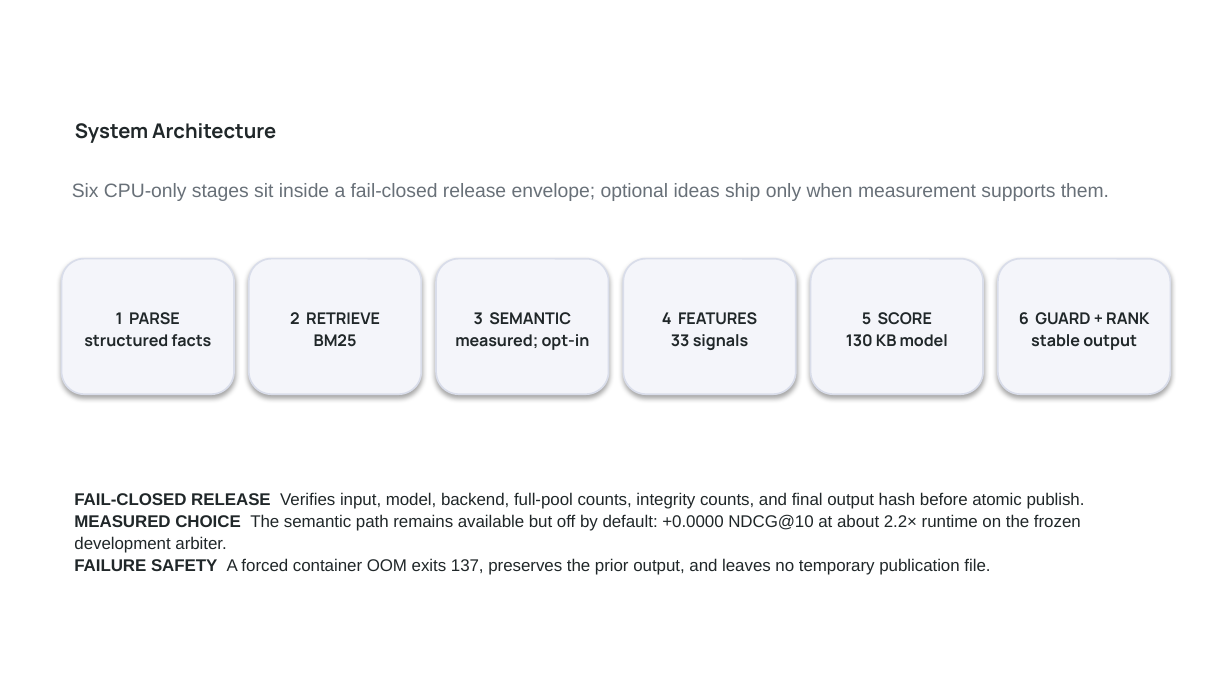
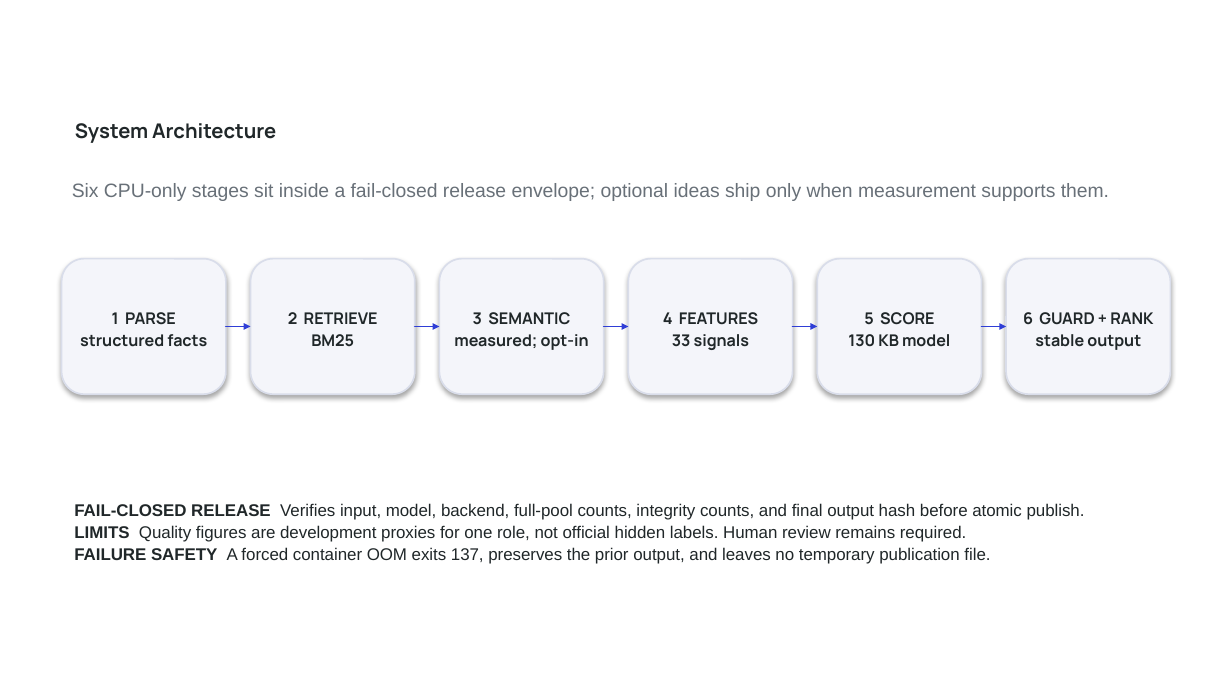
Before and after one commit to bansalbhunesh/redrob-hirefit-ranker, a slide deck: slide 7 of docs/HireFit_Submission_Deck.pptx. Drawn at 1232x693 pixels with LibreOffice and Linux fonts; fonts in the diff are those of the drawing; background and template pictures are left out. Boxes give left, top, right and bottom in pixels: in the first picture for what was removed or moved away, otherwise in the second. Text is boxed around its words. In the diff, an @@ line names an element or a change of style, - is before the commit and + after.

```diff
--- a/docs/HireFit_Submission_Deck.pptx
+++ b/docs/HireFit_Submission_Deck.pptx
@@ rounded rectangle "1 PARSE": place and size @@
-rounded rectangle "1 PARSE" at <box>62,259,234,394</box>
+rounded rectangle "1 PARSE" at <box>62,259,225,394</box>
@@ rounded rectangle "2 RETRIEVE": place and size @@
-rounded rectangle "2 RETRIEVE" at <box>249,259,421,394</box>
+rounded rectangle "2 RETRIEVE" at <box>250,259,414,394</box>
@@ rounded rectangle "3 SEMANTIC": place and size @@
-rounded rectangle "3 SEMANTIC" at <box>436,259,609,394</box>
+rounded rectangle "3 SEMANTIC" at <box>440,259,604,394</box>
@@ rounded rectangle "4 FEATURES": place and size @@
-rounded rectangle "4 FEATURES" at <box>623,259,796,394</box>
+rounded rectangle "4 FEATURES" at <box>628,259,792,394</box>
@@ rounded rectangle "5 SCORE": place and size @@
-rounded rectangle "5 SCORE" at <box>811,259,983,394</box>
+rounded rectangle "5 SCORE" at <box>817,259,981,394</box>
@@ rounded rectangle "6 GUARD + RANK": place and size @@
-rounded rectangle "6 GUARD + RANK" at <box>998,259,1170,394</box>
+rounded rectangle "6 GUARD + RANK" at <box>1007,259,1170,394</box>
@@ arrow added from (225, 326) to (250, 326), #2F3ED6 1.01 pt @@
@@ arrow added from (415, 326) to (440, 326), #2F3ED6 1.01 pt @@
@@ arrow added from (604, 326) to (628, 326), #2F3ED6 1.01 pt @@
@@ arrow added from (792, 326) to (817, 326), #2F3ED6 1.01 pt @@
@@ arrow added from (982, 326) to (1007, 326), #2F3ED6 1.01 pt @@
@@ text at <box>74,525,966,542</box>: text changed @@
-MEASURED CHOICE The semantic path remains available but off by default: +0.0000 NDCG@10 at about 2.2× runtime on the frozen development arbiter.
+LIMITS Quality figures are development proxies for one role, not official hidden labels. Human review remains required.
```
Also in this commit, not shown: 9 other slides changed, 22 other files.
